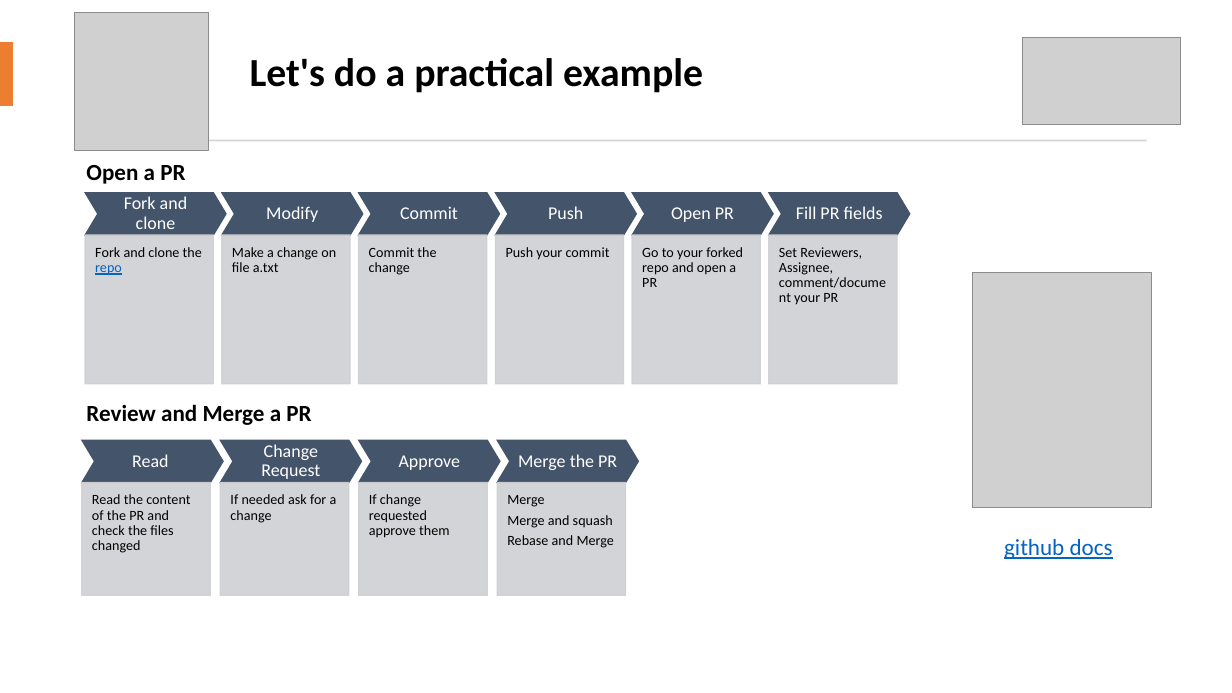
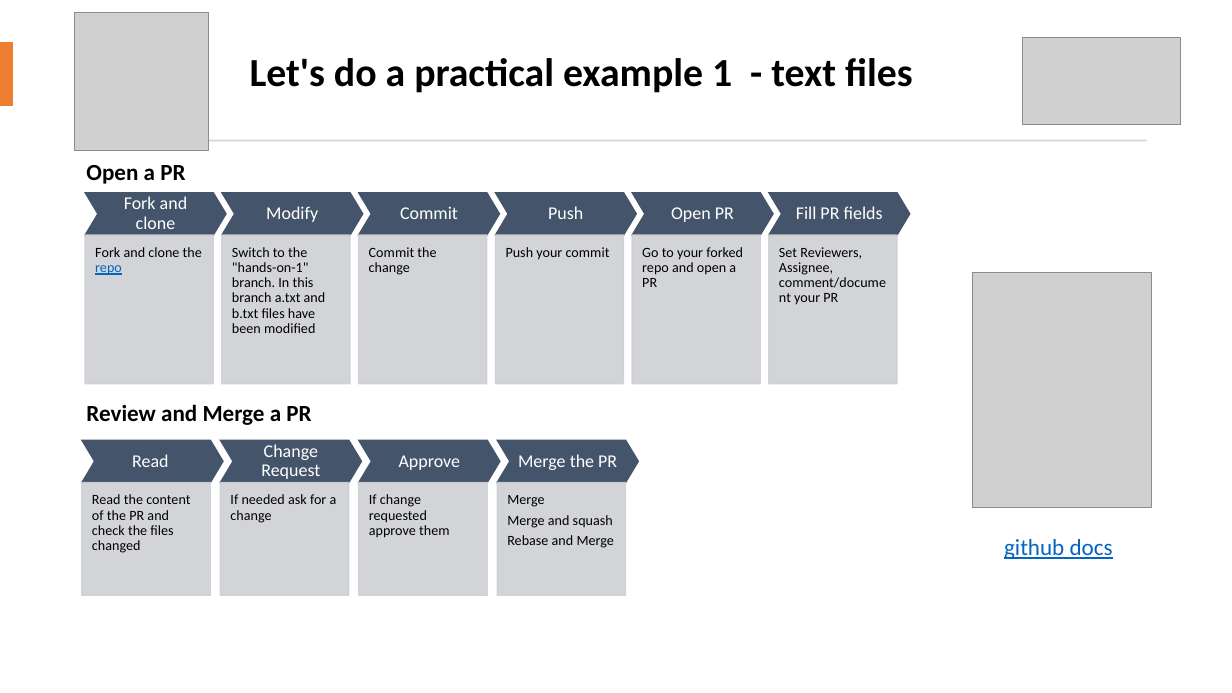
Before and after one commit to icub-tech-iit/training-pull-requests, a slide deck: slide 6 of training-pull-requests.pptx. Drawn at 1232x693 pixels with LibreOffice and Linux fonts; fonts in the diff are those of the drawing; grey boxes stand for pictures. Boxes give left, top, right and bottom in pixels: in the first picture for what was removed or moved away, otherwise in the second. Text is boxed around its words. In the diff, an @@ line names an element or a change of style, - is before the commit and + after.

Commit message:
updaed slides with 2 hands-on examples

```diff
--- a/training-pull-requests.pptx
+++ b/training-pull-requests.pptx
@@ title at (x1=250, y1=58, x2=913, y2=93): text changed @@
-Let's do a practical example
+Let's do a practical example 1 - text files
@@ text at (x1=232, y1=247, x2=326, y2=333): text changed @@
-Make a change on file a.txt
+Switch to the "hands-on-1" branch. In this branch a.txt and b.txt files have been modified
```
Also in this commit, not shown: 1 other slide changed, 1 slide added.
